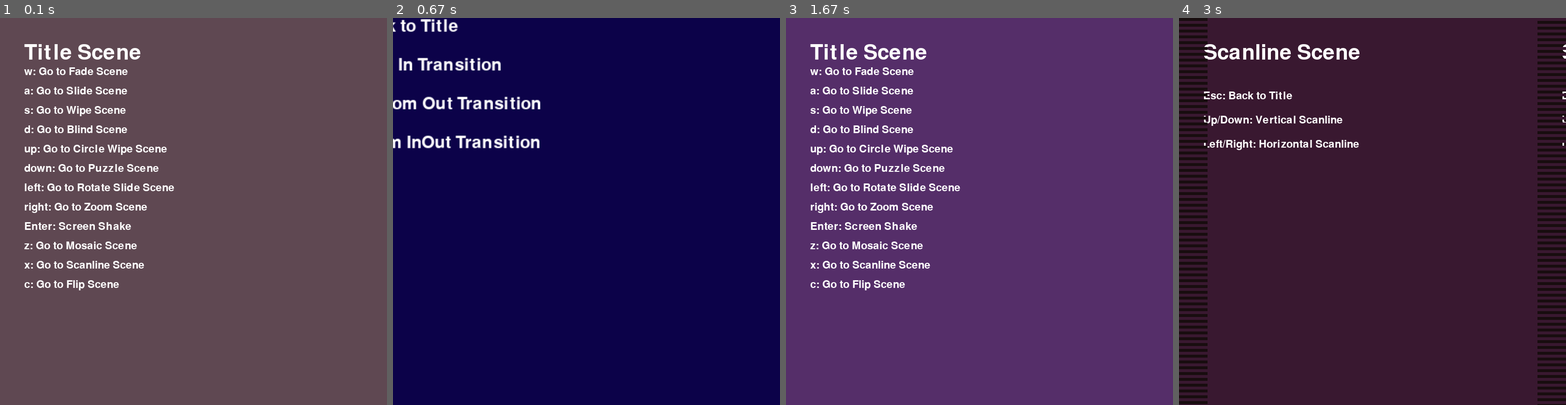
Above: before the commit, frames 1-4 (left to right).
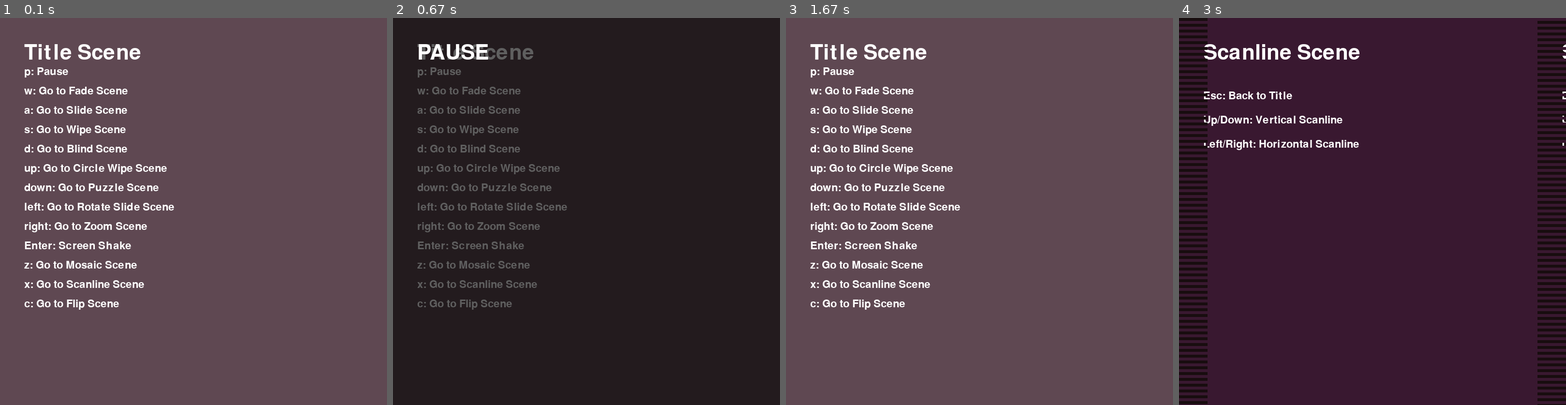
Above: after the commit, the same moments.

Repository: Fuga578/pygame-SceneTransition
Game: pygame game, started from main.py
Two runs of this game, one before a commit and one after it. Both use one fixed random seed, a clock stepped at 60 frames per second and the inputs below.
Inputs:
- Up to frame 1 (0.1 s): no input
- Up to frame 2 (0.67 s): hold P from 0.33 s (still down); hold Right from 0.33 s (still down)
- Up to frame 3 (1.67 s): release P at 0.8 s; release Right at 0.8 s; tap Esc at 1.33 s
- Up to frame 4 (3 s): tap X at 1.67 s; hold Up 2-2.47 s; tap Z at 2.07, 2.37, 2.57, 2.87 s; hold Right 2.5-2.97 s

The runs differ from the first frame. In frame 1, 4.1% of the frame differs, in the area x 6-45%, y 12-76%; in frame 2, 100%, in the area x 0-100%, y 0-100%; in frame 3, 99%; in frame 4, nothing differs.

Commit message:
ポーズ画面の作成

Diff:
--- a/scripts/game.py
+++ b/scripts/game.py
@@ -28,6 +28,7 @@
             "down": False,
             "left": False,
             "right": False,
+            "p": False,
             "q": False,
             "z": False,
             "x": False,
@@ -70,6 +71,8 @@
                     self.inputs["left"] = True
                 if event.key == pygame.K_RIGHT:
                     self.inputs["right"] = True
+                if event.key == pygame.K_p:
+                    self.inputs["p"] = True
                 if event.key == pygame.K_q:
                     self.inputs["q"] = True
                 if event.key == pygame.K_z:
@@ -107,6 +110,8 @@
                     self.inputs["left"] = False
                 if event.key == pygame.K_RIGHT:
                     self.inputs["right"] = False
+                if event.key == pygame.K_p:
+                    self.inputs["p"] = False
                 if event.key == pygame.K_q:
                     self.inputs["q"] = False
                 if event.key == pygame.K_z:
--- a/scripts/scene/manager.py
+++ b/scripts/scene/manager.py
@@ -26,11 +26,26 @@
         self.game = game
         self.current_scene: Scene = self._create_scene(start_scene_id)
 
+        self.overlay_stack: list[Scene] = []  # オーバーレイシーンのスタック
+
         # トランジション関連
         self.transition = None      # 現在のトランジション（なければ None）
         self._next_scene = None     # トランジション後に切り替えるシーン
         self._old_surface = None    # トランジション用の古い画面キャプチャ
         self._new_surface = None    # トランジション用の新しい画面キャプチャ
+
+    def push_overlay(self, scene: Scene):
+        self.overlay_stack.append(scene)
+
+    def pop_overlay(self):
+        if self.overlay_stack:
+            self.overlay_stack.pop()
+
+    def clear_overlays(self):
+        self.overlay_stack.clear()
+
+    def _top_scene(self) -> Scene:
+        return self.overlay_stack[-1] if self.overlay_stack else self.current_scene
 
     def _create_scene(self, scene_id: SceneID) -> Scene:
         if scene_id == SceneID.TITLE:
@@ -84,9 +99,9 @@
         self.transition.start()
 
     def handle(self):
-        # トランジション中は入力を受け付けない
         if self.transition is None:
-            self.current_scene.handle()
+            self._top_scene().handle()
+
 
     def update(self, dt: float):
         # 遷移中の場合
@@ -100,7 +115,7 @@
                 self._next_scene = None
                 self.transition = None
         else:
-            self.current_scene.update(dt)
+            self._top_scene().update(dt)
 
     def render(self, surface):
         if self.transition:
@@ -115,4 +130,9 @@
                 self._new_surface
             )
         else:
+            # ベースシーン
             self.current_scene.render(surface)
+
+            # オーバーレイシーンがあれば重ねて描画
+            for overlay_scene in self.overlay_stack:
+                overlay_scene.render(surface)
--- /dev/null
+++ b/scripts/scene/overlay/__init__.py
@@ -0,0 +1,6 @@
+from .pause import PauseScene
+
+
+__all__ = [
+    "PauseScene",
+]
--- /dev/null
+++ b/scripts/scene/overlay/pause.py
@@ -0,0 +1,22 @@
+import pygame
+from scripts.scene.base import Scene
+
+class PauseScene(Scene):
+    def __init__(self, game, manager, bg_color=(0, 0, 0, 160)):
+        self.game = game
+        self.manager = manager
+        self.bg_color = bg_color
+        self.font = pygame.font.SysFont(None, 64)
+
+    def handle(self):
+        if self.game.inputs["esc"]:
+            self.manager.pop_overlay()
+
+    def update(self, dt):
+        pass
+
+    def render(self, surface):
+        overlay = pygame.Surface(surface.get_size(), pygame.SRCALPHA)
+        overlay.fill((0, 0, 0, 160))
+        surface.blit(overlay, (0, 0))
+        surface.blit(self.font.render("PAUSE", True, (255,255,255)), (50, 50))
--- a/scripts/scene/title.py
+++ b/scripts/scene/title.py
@@ -8,6 +8,7 @@
     PuzzleTransition, RotateWipeTransition, RotateWipeDirection, \
     ZoomTransition, ZoomMode, MosaicTransition, MosaicMode, \
     ScanlineTransition, ScanlineDirection, FlipTransition, FlipAxis
+from scripts.scene.overlay import PauseScene
 
 
 class TitleScene(Scene):
@@ -25,6 +26,7 @@
         self.small_font = pygame.font.SysFont(None, 32)
 
         self.title_text = self.font.render("Title Scene", True, (255, 255, 255))
+        self.pause_text = self.small_font.render("p: Pause", True, (255, 255, 255))
         self.fade_scene_text = self.small_font.render("w: Go to Fade Scene", True, (255, 255, 255))
         self.slide_scene_text = self.small_font.render("a: Go to Slide Scene", True, (255, 255, 255))
         self.wipe_scene_text = self.small_font.render("s: Go to Wipe Scene", True, (255, 255, 255))
@@ -43,7 +45,9 @@
         self.screen_shake_effect = ScreenShakeEffect()
 
     def handle(self):
-        if self.game.inputs["q"]:
+        if self.game.inputs["p"]:
+            self.manager.push_overlay(PauseScene(self.game, self.manager))
+        elif self.game.inputs["q"]:
             self.game.exit()
         elif self.game.inputs["w"]:
             self.manager.change_scene(
@@ -109,17 +113,18 @@
     def render(self, surface):
         surface.fill(self.bg_color)
         surface.blit(self.title_text, (50, 50))
-        surface.blit(self.fade_scene_text, (50, 100))
-        surface.blit(self.slide_scene_text, (50, 140))
-        surface.blit(self.wipe_scene_text, (50, 180))
-        surface.blit(self.blind_scene_text, (50, 220))
-        surface.blit(self.circle_wipe_text, (50, 260))
-        surface.blit(self.puzzle_text, (50, 300))
-        surface.blit(self.rotate_slide_text, (50, 340))
-        surface.blit(self.zoom_text, (50, 380))
-        surface.blit(self.screen_shake_text, (50, 420))
-        surface.blit(self.mosaic_text, (50, 460))
-        surface.blit(self.scanline_text, (50, 500))
-        surface.blit(self.flip_text, (50, 540))
+        surface.blit(self.pause_text, (50, 100))
+        surface.blit(self.fade_scene_text, (50, 140))
+        surface.blit(self.slide_scene_text, (50, 180))
+        surface.blit(self.wipe_scene_text, (50, 220))
+        surface.blit(self.blind_scene_text, (50, 260))
+        surface.blit(self.circle_wipe_text, (50, 300))
+        surface.blit(self.puzzle_text, (50, 340))
+        surface.blit(self.rotate_slide_text, (50, 380))
+        surface.blit(self.zoom_text, (50, 420))
+        surface.blit(self.screen_shake_text, (50, 460))
+        surface.blit(self.mosaic_text, (50, 500))
+        surface.blit(self.scanline_text, (50, 540))
+        surface.blit(self.flip_text, (50, 580))
 
         self.screen_shake_effect.apply(surface)
